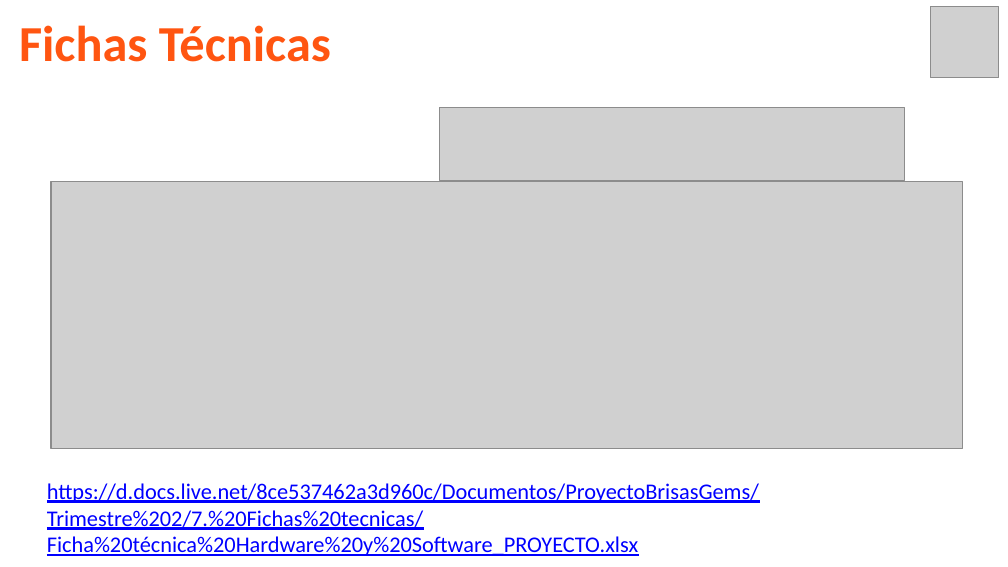
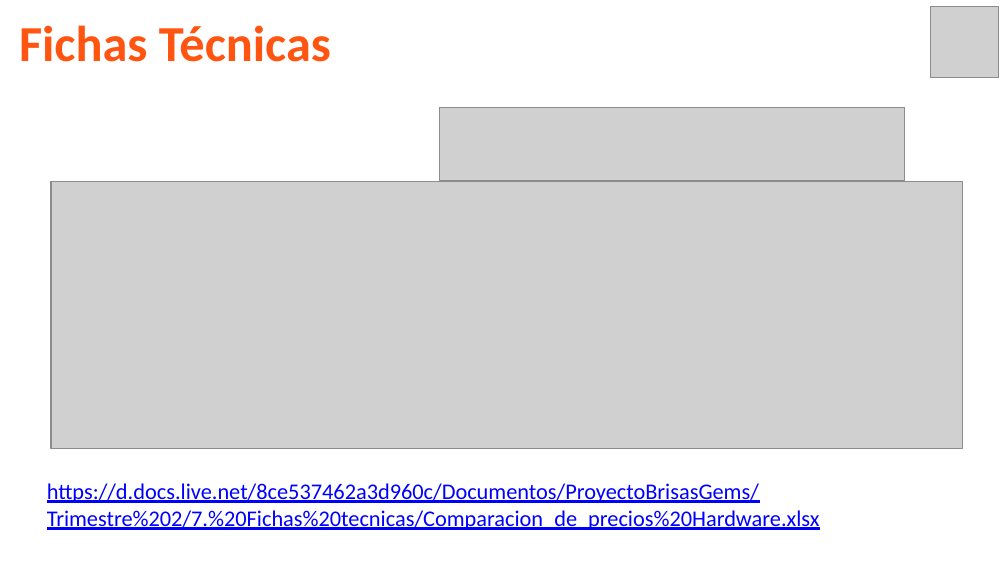
Before and after one commit to Natalia0404/ProyectoBrisasGems, a slide deck: slide 27 of Trimestre 2/1. Presentación proyecto plantilla SENA.pptx. Drawn at 1008x567 pixels with LibreOffice and Linux fonts; fonts in the diff are those of the drawing; grey boxes stand for pictures; background and template pictures are left out. Boxes give left, top, right and bottom in pixels: in the first picture for what was removed or moved away, otherwise in the second. Text is boxed around its words. In the diff, an @@ line names an element or a change of style, - is before the commit and + after.

```diff
--- a/Trimestre 2/1. Presentación proyecto plantilla SENA.pptx
+++ b/Trimestre 2/1. Presentación proyecto plantilla SENA.pptx
@@ text at (47,483,820,530): text changed @@
-https://d.docs.live.net/8ce537462a3d960c/Documentos/ProyectoBrisasGems/Trimestre%202/7.%20Fichas%20tecnicas/Ficha%20técnica%20Hardware%20y%20Software_PROYECTO.xlsx
+https://d.docs.live.net/8ce537462a3d960c/Documentos/ProyectoBrisasGems/Trimestre%202/7.%20Fichas%20tecnicas/Comparacion_de_precios%20Hardware.xlsx
```
Also in this commit, not shown: 1 other slide changed, 3 slides added, 1 other file.
